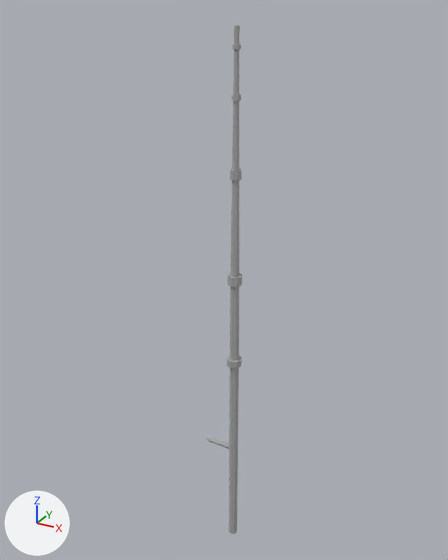
What one commit did to the FBX model Assets/Models/fishingRod.fbx.
One viewpoint serves both versions: a camera (50 mm lens) standing at (0.506, -0.963, 1.111) and looking at (-0.04, 0.029, 0.615). Lighting does not change. The marker at lower left points along +X, +Y and +Z. The older version comes first. Where no turn or scale is listed for an object, it has been applied to the vertices.

The first picture shows 'fishingRod1'.
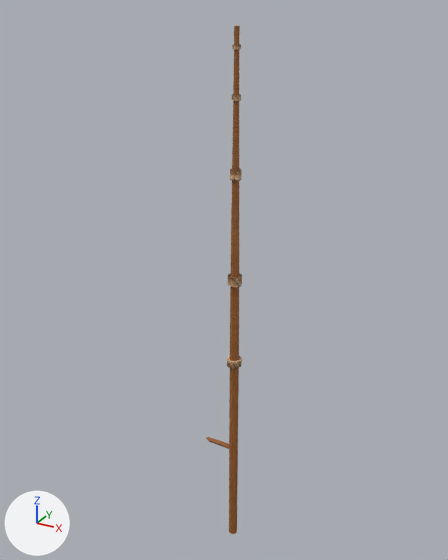
Edits to the bpy script that builds the scene:
```text
Add img_textureatlaspotnstick_standardsurface1_albedotransparency_1001_png:
    img_textureatlaspotnstick_standardsurface1_albedotransparency_1001_png = load_image('textureAtlasPotNStick_standardSurface1_AlbedoTransparency.1001.png', '../Materials/textures/textureAtlasPotNStick_standardSurface1_AlbedoTransparency.1001.png', 2048, 2048, 'sRGB')
Add mat_textureat2:
    mat_textureat2 = principled_material('textureat2')
    mat_textureat2.texture = img_textureatlaspotnstick_standardsurface1_albedotransparency_1001_png
Change me_mesh:
    where me_mesh.from_pydata(...)  # 214 vertices, 220 faces; spans x -0.069..0.015, y -0.015..0.015, z 0.0..1.084
    remove me_mesh.materials.append(mat_standardsurface1)  # grey #aaaaaa
    add me_mesh.materials.append(mat_textureat2)  # picture img_textureatlaspotnstick_standardsurface1_albedotransparency_1001_png
```

Changed parts and their boxes [x1, y1, x2, y2] in the pictures (448 x 560 px):
'fishingRod1', recoloured (grey to brown)
    both: [206, 26, 242, 534]
